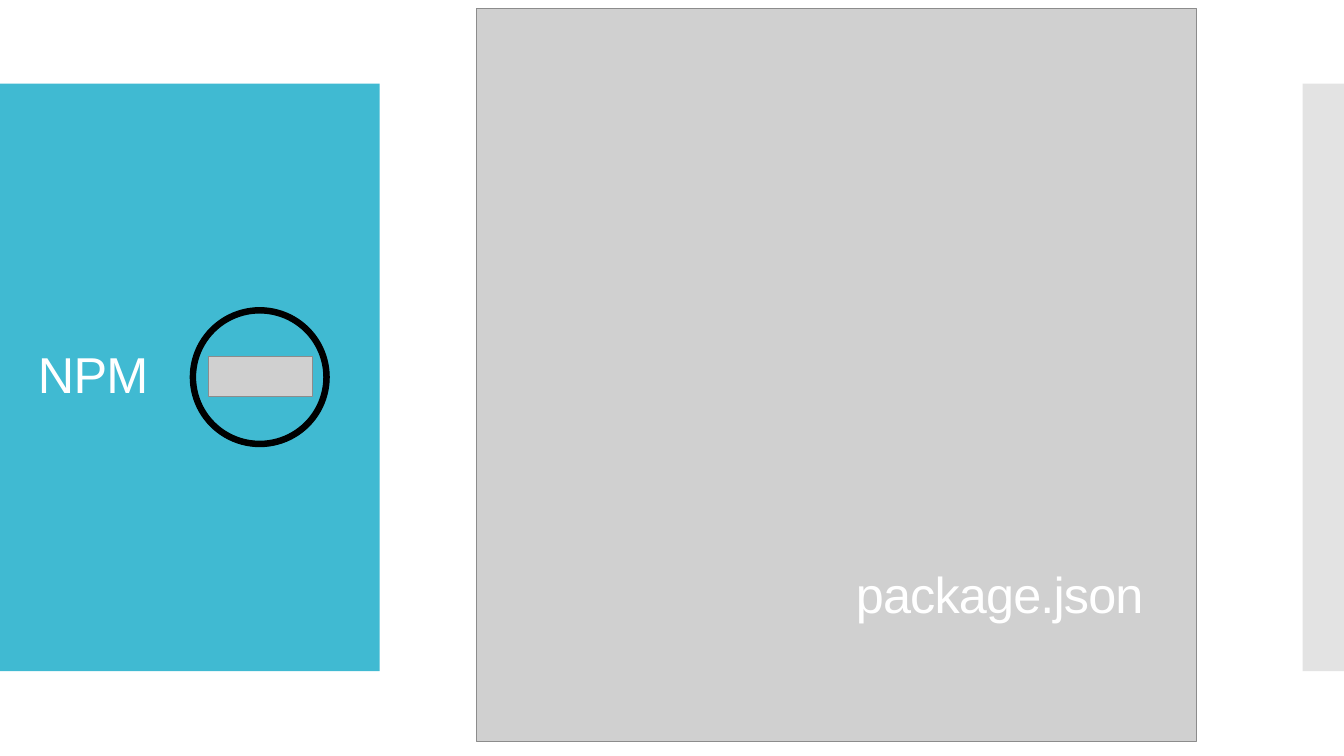
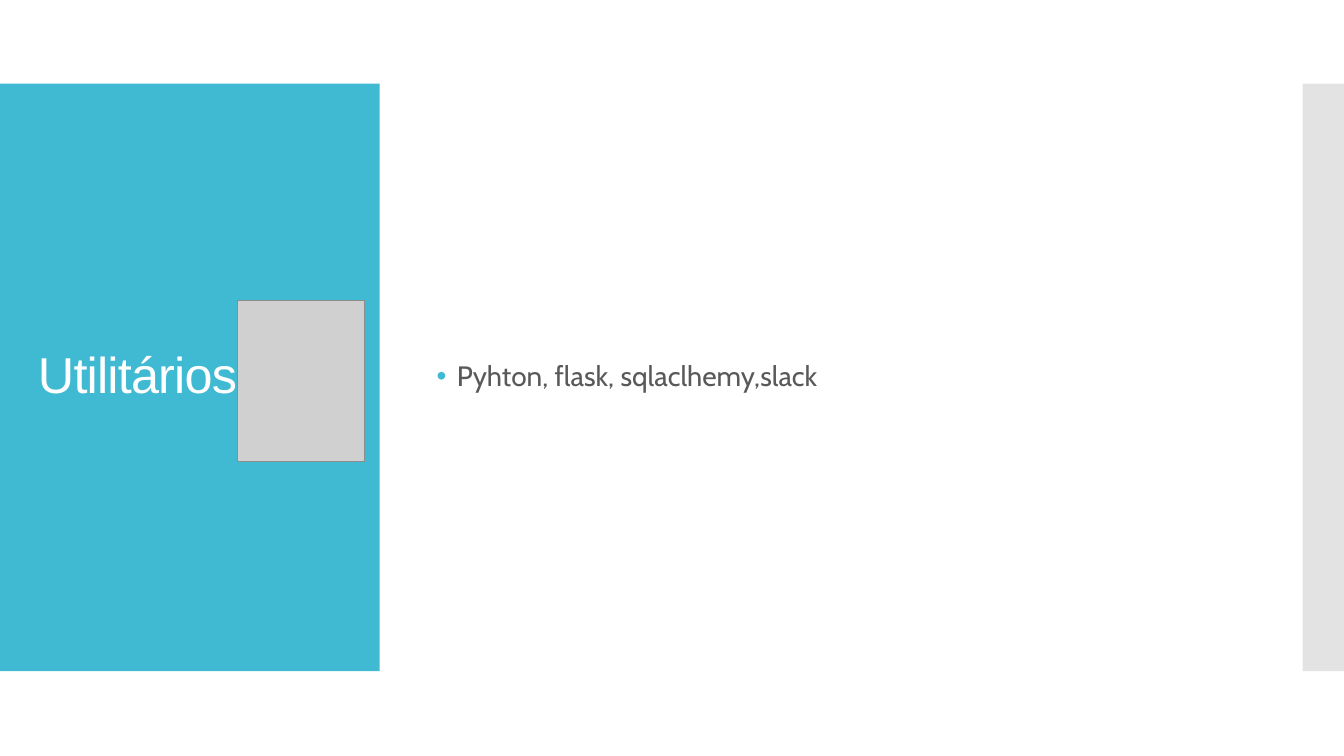
Before and after one commit to arthurnovello/site-fablab-maua, a slide deck: slide 4 of Apresentação.pptx (slide 6 before the commit). Drawn at 1344x756 pixels with LibreOffice and Linux fonts; fonts in the diff are those of the drawing; grey boxes stand for pictures. Boxes give left, top, right and bottom in pixels: in the first picture for what was removed or moved away, otherwise in the second. Text is boxed around its words. In the diff, an @@ line names an element or a change of style, - is before the commit and + after.

```diff
--- a/Apresentação.pptx
+++ b/Apresentação.pptx
@@ picture removed at bbox=[476, 8, 1197, 741] @@
@@ donut removed at bbox=[191, 308, 330, 447] @@
@@ picture added at bbox=[238, 300, 364, 462] @@
@@ title at bbox=[38, 356, 237, 394]: text changed @@
-NPM
+Utilitários
@@ picture removed at bbox=[209, 356, 313, 396] @@
@@ text added at bbox=[457, 365, 818, 393], 20 pt, text #595959 @@
+• Pyhton, flask, sqlaclhemy,slack
@@ text removed at bbox=[856, 577, 1144, 623] @@
-package.json
```
Also in this commit, not shown: 1 other slide changed, 7 slides added, 6 slides removed, 5 other files.
